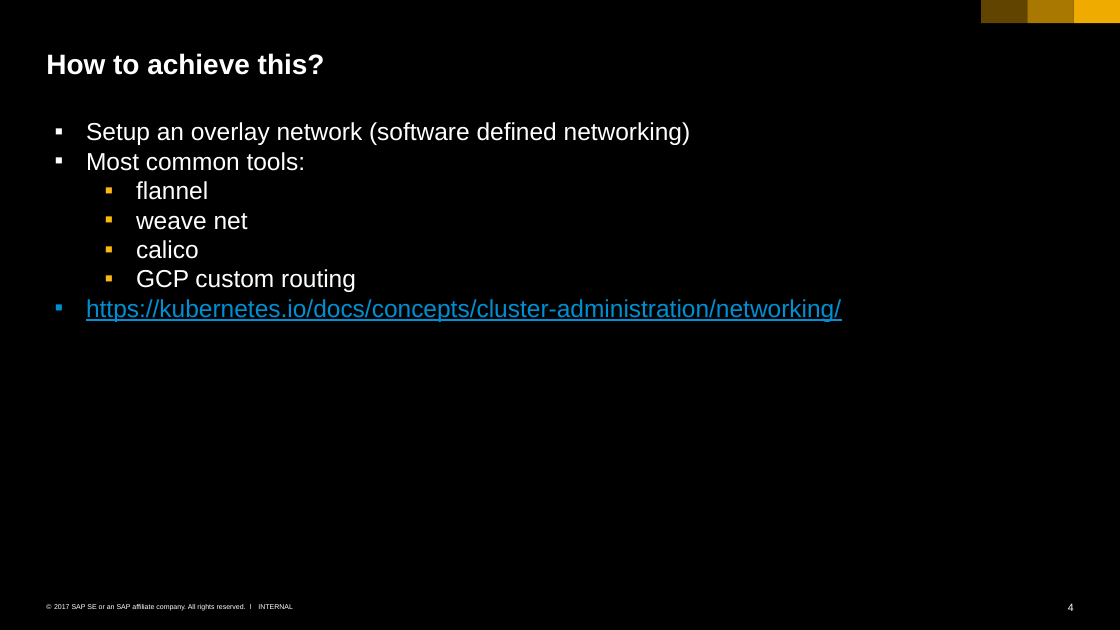
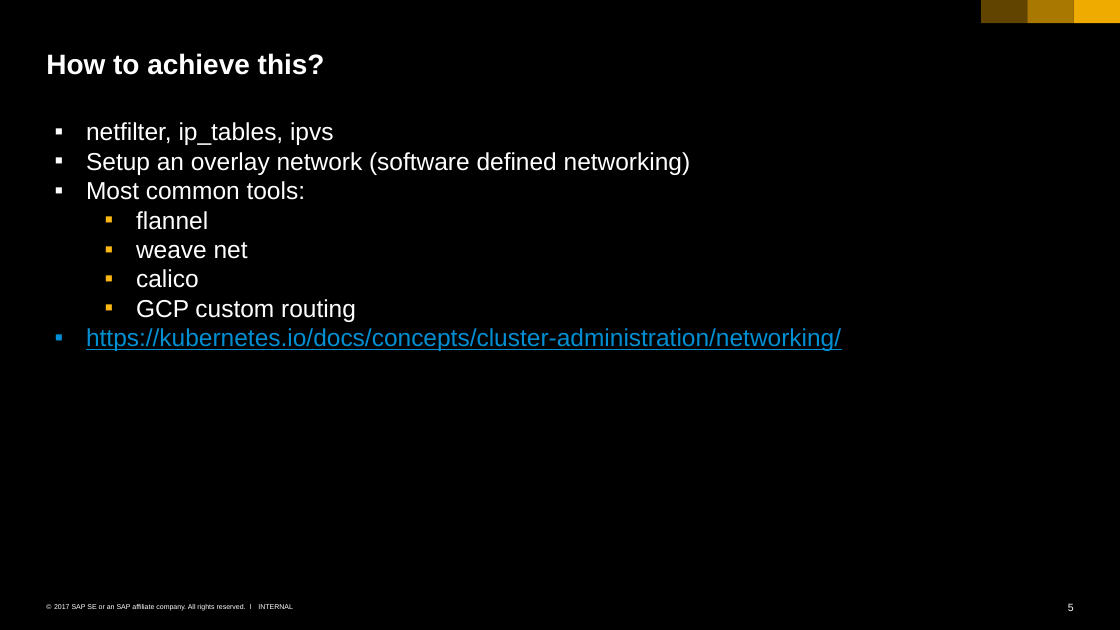
Before and after one commit to cuijiyao01/docker-k8s-training, a slide deck: slide 5 of kubernetes/04_networking_services.pptx (slide 4 before the commit). Drawn at 1120x630 pixels with LibreOffice and Linux fonts; fonts in the diff are those of the drawing. Boxes give left, top, right and bottom in pixels: in the first picture for what was removed or moved away, otherwise in the second. Text is boxed around its words. In the diff, an @@ line names an element or a change of style, - is before the commit and + after.

```diff
--- a/kubernetes/04_networking_services.pptx
+++ b/kubernetes/04_networking_services.pptx
@@ text at [86, 122, 334, 145]: paragraph added @@
+▪ netfilter, ip_tables, ipvs
@@ page number at [1068, 603, 1074, 611]: text changed @@
-4
+5
```
Also in this commit, not shown: 1 other slide changed, 2 slides added, 1 slide removed.
